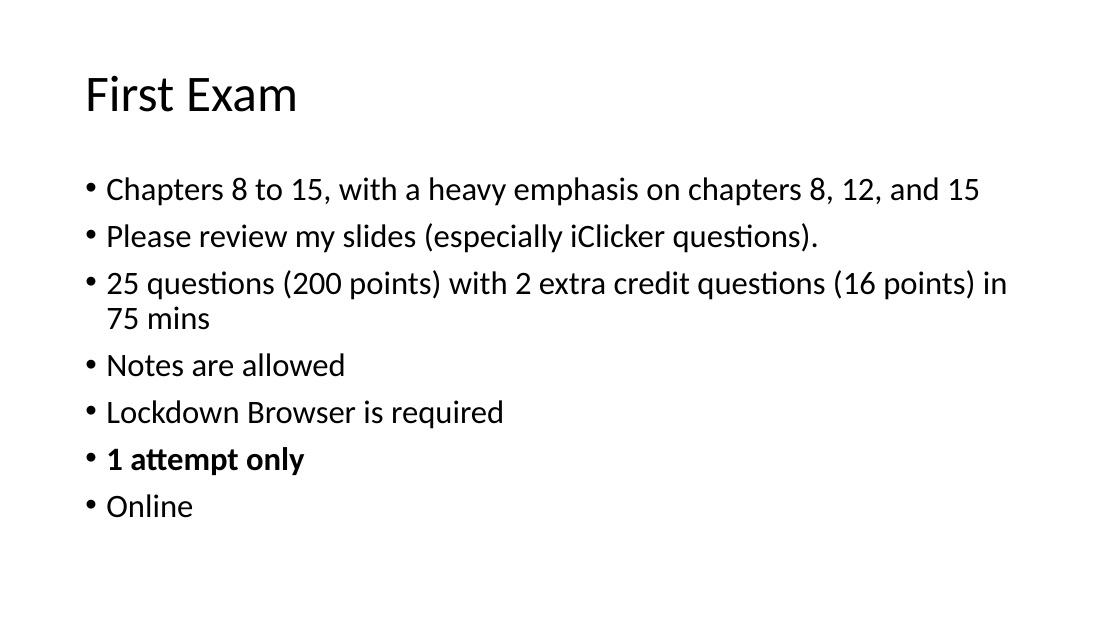
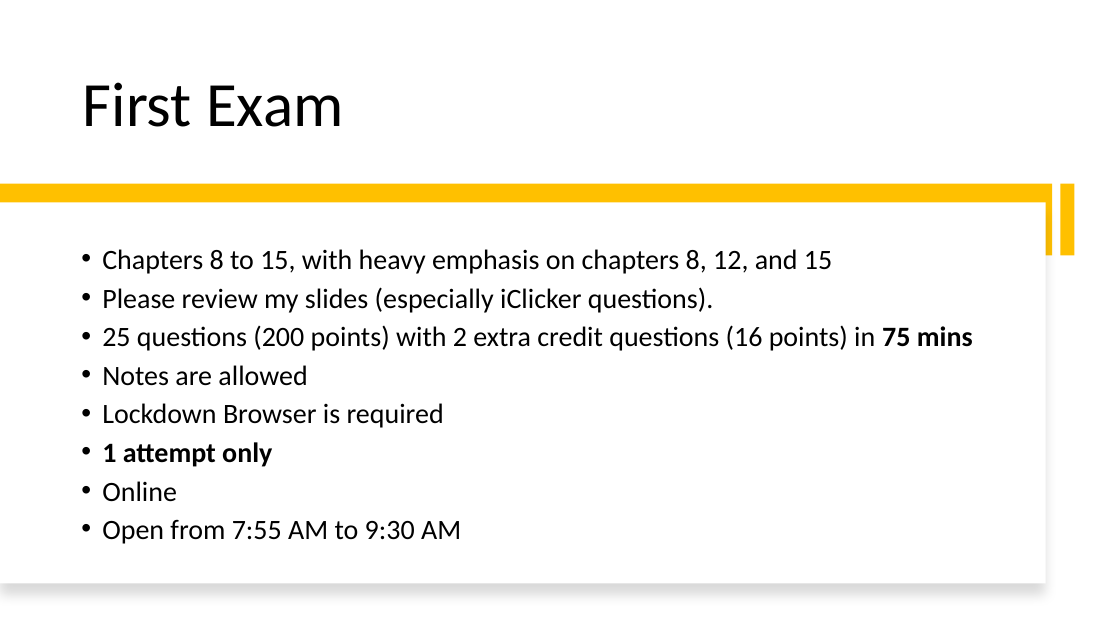
Before and after one commit to mikenguyen13/mar4050, a slide deck: slide 32 of lectures/7/Developing the sampling plan.pptx (slide 19 before the commit). Drawn at 1120x630 pixels with LibreOffice and Linux fonts; fonts in the diff are those of the drawing. Boxes give left, top, right and bottom in pixels: in the first picture for what was removed or moved away, otherwise in the second. Text is boxed around its words. In the diff, an @@ line names an element or a change of style, - is before the commit and + after.

```diff
--- a/lectures/7/Developing the sampling plan.pptx
+++ b/lectures/7/Developing the sampling plan.pptx
@@ title "First Exam" at [83,82,343,127]: size 44 to 54 pt; vertical alignment middle to bottom @@
@@ rectangle added at [0,184,1053,255], fill #FFC000 @@
@@ rectangle added at [0,202,1046,584], fill #FFFFFF @@
@@ rectangle added at [1060,184,1075,255], fill #FFC000 @@
@@ text "Chapters 8 to 15, with ...": place and size @@
-text "Chapters 8 to 15, with ..." at [106,177,1008,518]
+text "Chapters 8 to 15, with ..." at [102,249,973,544]
@@ text "Chapters 8 to 15, with ..." at [102,249,973,544]: vertical alignment top to middle @@
@@ text at [102,249,832,274]: text changed; size 28 to 24 pt @@
-• Chapters 8 to 15, with a heavy emphasis on chapters 8, 12, and 15
+• Chapters 8 to 15, with heavy emphasis on chapters 8, 12, and 15
@@ text at [102,287,973,502]: size 28 to 24 pt in "Please review my slides (especially iClicker questions).", "25 questions (200 points) with 2 extra ...", "Notes are allowed", "Lockdown Browser is required" and 2 more places; bold on in "75 mins"; line spacing 0.9 to 0.8 @@
@@ text at [102,520,461,544]: paragraph added @@
+• Open from 7:55 AM to 9:30 AM
```
Also in this commit, not shown: 17 other slides changed, 13 slides added, 5 other files.
